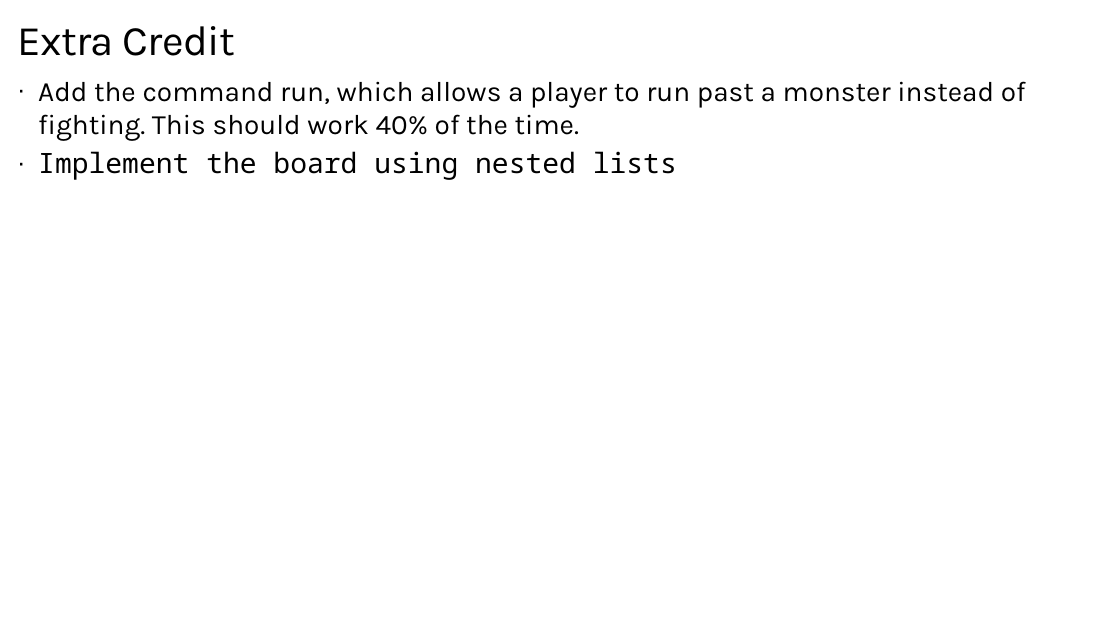
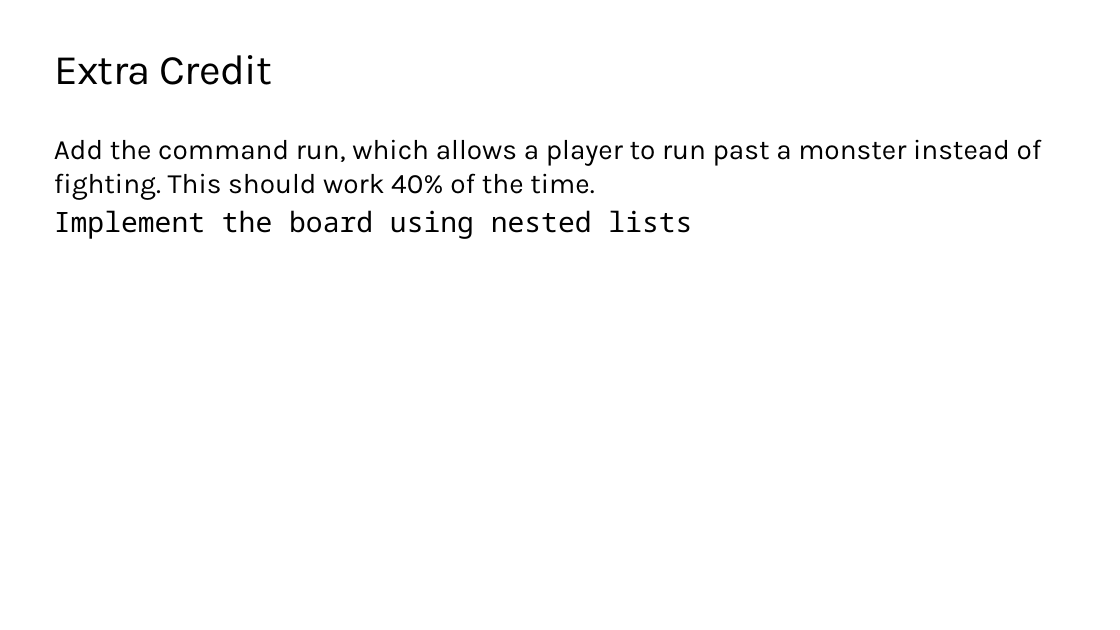
Before and after one commit to TEALSK12/2nd-semester-introduction-to-computer-science, a slide deck: slide 9 of docs/units/2_unit/slidedecks/Intro Python 2.07 TEALS.pptx. Drawn at 1120x630 pixels with LibreOffice and Linux fonts; fonts in the diff are those of the drawing; background and template pictures are left out. Boxes give left, top, right and bottom in pixels: in the first picture for what was removed or moved away, otherwise in the second. Text is boxed around its words. In the diff, an @@ line names an element or a change of style, - is before the commit and + after.

```diff
--- a/docs/units/2_unit/slidedecks/Intro Python 2.07 TEALS.pptx
+++ b/docs/units/2_unit/slidedecks/Intro Python 2.07 TEALS.pptx
@@ title "Extra Credit": place and size @@
-title "Extra Credit" at (17,26,236,56)
+title "Extra Credit" at (54,55,273,85)
@@ text "Add the command run, which ...": place and size @@
-text "Add the command run, which ..." at (38,81,1026,180)
+text "Add the command run, which ..." at (54,139,1042,239)
@@ text "Add the command run, which ..." at (54,139,1042,239): bullet · to none @@
```
Also in this commit, not shown: 6 other slides changed, 17 other files.
